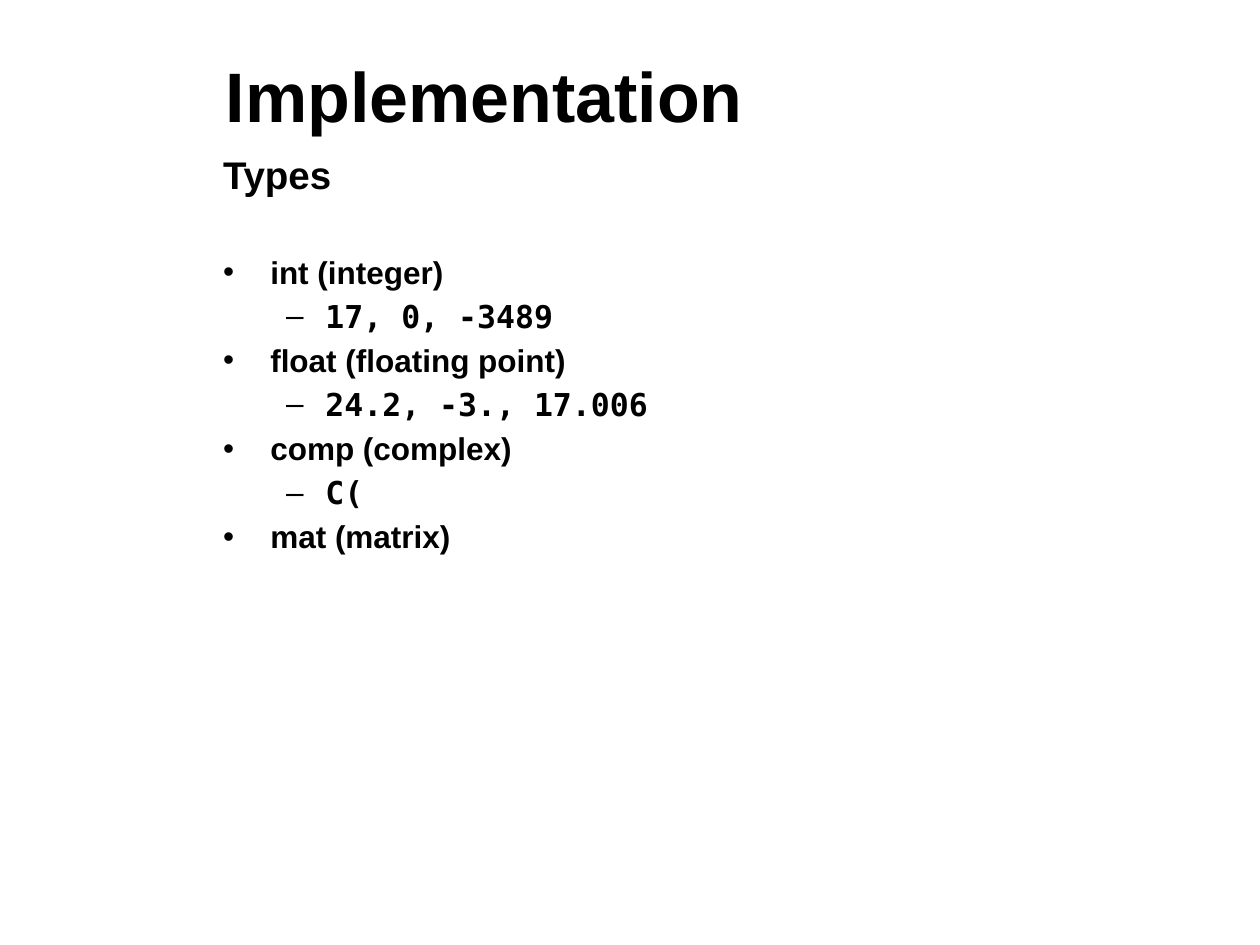
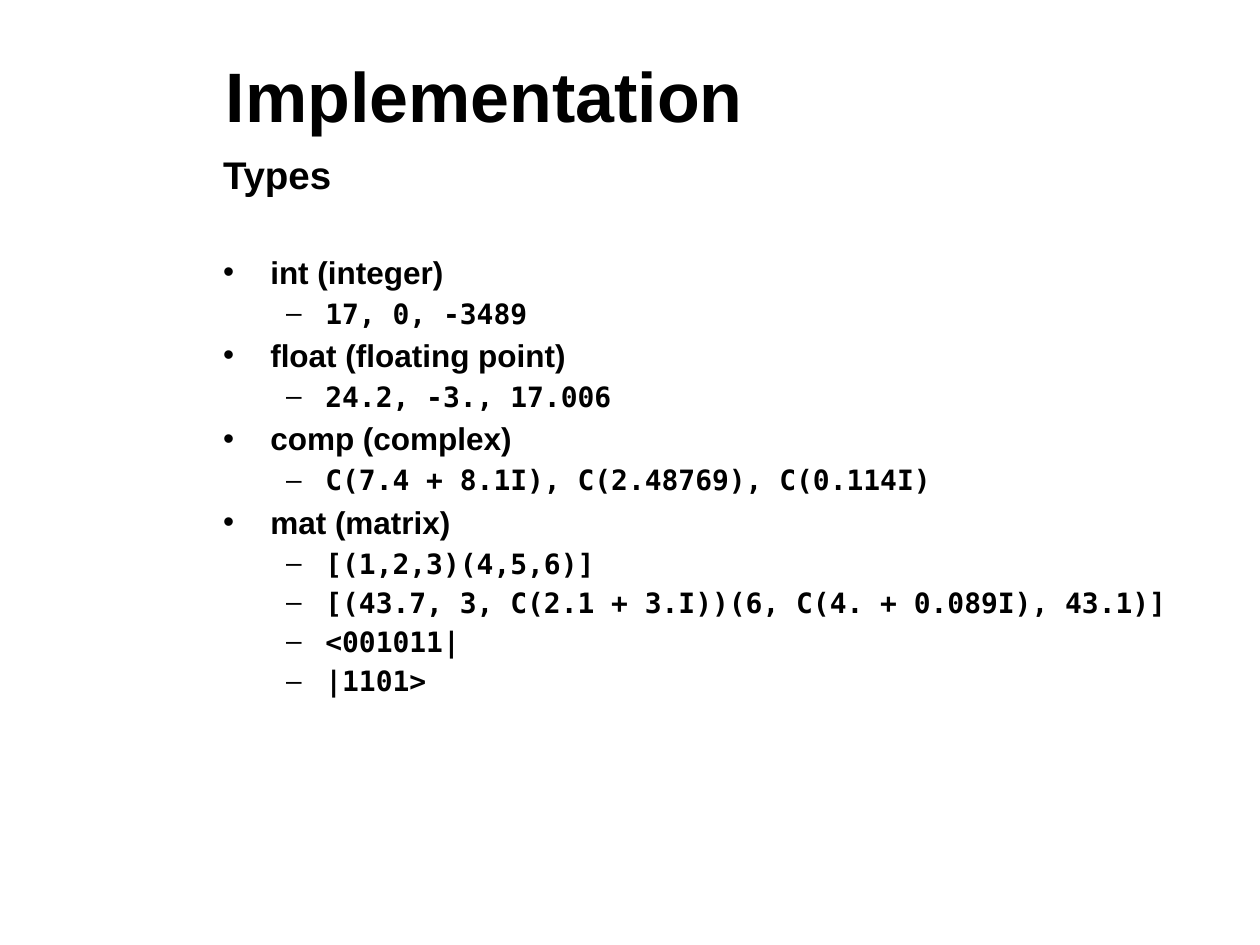
Before and after one commit to sdk21/PLT, a slide deck: slide 7 of Demo/Qlang.pptx (slide 6 before the commit). Drawn at 1260x945 pixels with LibreOffice and Linux fonts; fonts in the diff are those of the drawing; background and template pictures are left out. Boxes give left, top, right and bottom in pixels: in the first picture for what was removed or moved away, otherwise in the second. Text is boxed around its words. In the diff, an @@ line names an element or a change of style, - is before the commit and + after.

Commit message:
more updates

```diff
--- a/Demo/Qlang.pptx
+++ b/Demo/Qlang.pptx
@@ text at [325,303,611,411]: size 18 to 16 pt in "17, 0, -3489", "24.2, -3., 17.006" @@
@@ text at [325,468,930,494]: text changed; size 18 to 16 pt @@
-  – C(
+  – C(7.4 + 8.1I), C(2.48769), C(0.114I)
@@ text at [325,552,1166,698]: paragraphs added @@
+  – [(1,2,3)(4,5,6)]
+  – [(43.7, 3, C(2.1 + 3.I))(6, C(4. + 0.089I), 43.1)]
+  – <001011|
+  – |1101>
```
Also in this commit, not shown: 1 other slide changed, 3 slides added.
